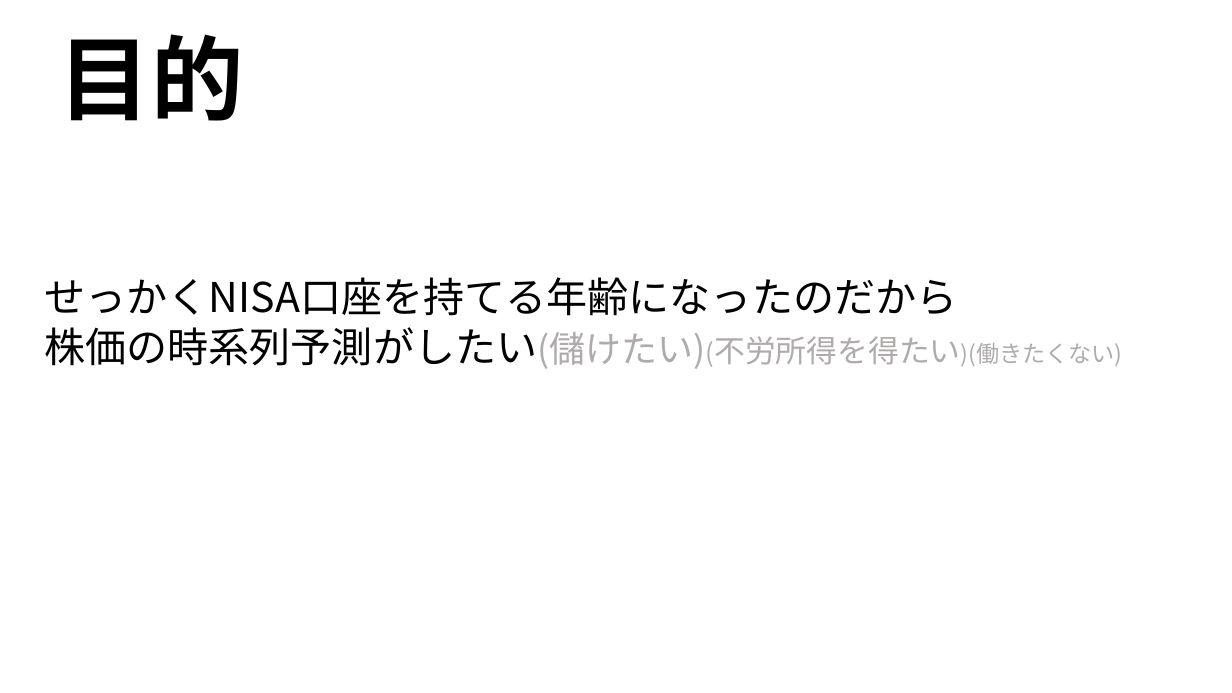
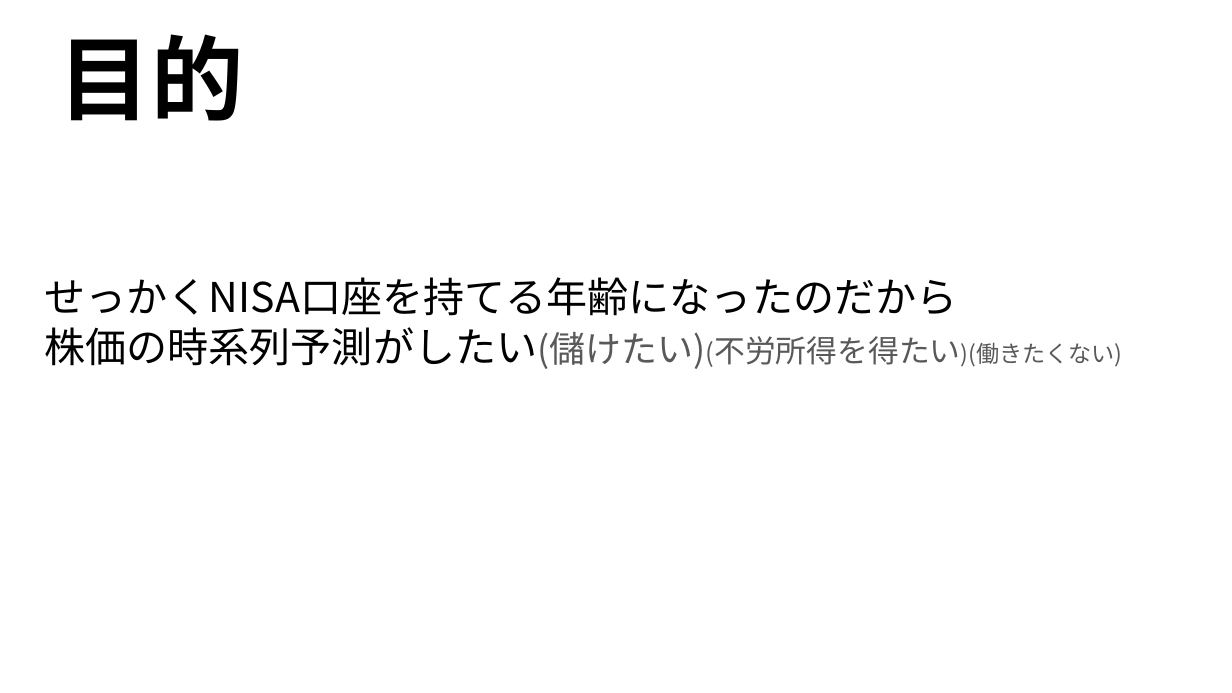
Before and after one commit to ryoww/PBL_stock, a slide deck: slide 2 of 中間発表.pptx. Drawn at 1232x693 pixels with LibreOffice and Linux fonts; fonts in the diff are those of the drawing. Boxes give left, top, right and bottom in pixels: in the first picture for what was removed or moved away, otherwise in the second. Text is boxed around its words. In the diff, an @@ line names an element or a change of style, - is before the commit and + after.

```diff
--- a/中間発表.pptx
+++ b/中間発表.pptx
@@ text at bbox=[44, 327, 1123, 369]: text colour #AFABAB to #595959 in "株価の時系列予測がしたい(儲けたい)(不労所得を得たい)(働きたくない)" @@
```
Also in this commit, not shown: 5 other slides changed, 2 slides added, 1 slide removed, 11 other files.
